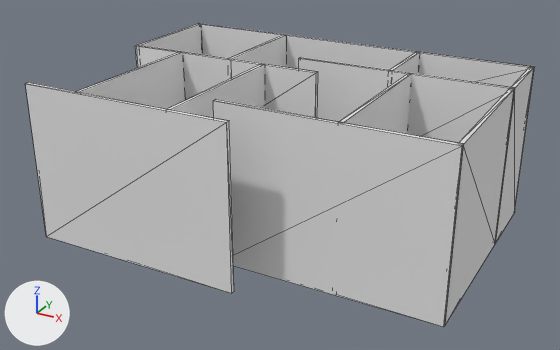
The OBJ model data-syn/interlocking/interlocking.obj as it was, and as the next commit left it.
One viewpoint serves both versions: a camera (50 mm lens) standing at (85.0, -194.7, 72.8) and looking at (-0.8, -38.7, -5.2). Arrows for +X, +Y and +Z are at lower left; the lights stay in place. Mesh edges are drawn as thin lines. Where no turn or scale is listed for an object, it has been applied to the vertices. Vertices at the same position are counted once.

The scene before the commit, as lines of its bpy script (objects in view):
```python
me_interlocking = bpy.data.meshes.new('interlocking')
me_interlocking.from_pydata(...)  # 100 vertices, 154 faces; spans x -50.0..50.0, y -71.3..0.0, z -20.0..20.0
# before: 88 (49.0, -60.5, -20.0) at pixel (440, 324), 89 (50.0, -60.5, -20.0) at pixel (444, 325), 90 (49.0, -60.5, 20.0) at pixel (457, 143), 91 (50.0, -60.5, 20.0) at pixel (463, 144), 96 (24.5, -60.5, -20.0) at pixel (332, 293)
# before: 97 (25.5, -60.5, -20.0) at pixel (336, 294), 98 (24.5, -60.5, 20.0) at pixel (338, 122), 99 (25.5, -60.5, 20.0) at pixel (342, 123)
ob_interlocking = bpy.data.objects.new('interlocking', me_interlocking)
ob_interlocking.location = (0.0, 0.0, 0.0)
```
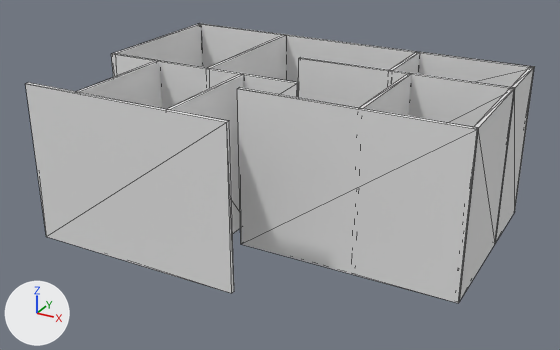
Commit message: merged interlocking blocks

Where the change shows, as pixel boxes [x1, y1, x2, y2] in the pictures (560 x 350 px; the box of a moved part takes in the faces that stretch with it):
```json
{"object": "interlocking", "change": "reshaped", "before": [25, 23, 534, 327], "after": [25, 23, 534, 303], "on screen": "8% shorter"}
{"part": 1, "of": "me_interlocking", "change": "moved or reshaped", "before": [135, 45, 318, 118], "after": [111, 53, 299, 109]}
{"part": 2, "of": "me_interlocking", "change": "moved or reshaped", "before": [213, 100, 463, 327], "after": [237, 88, 479, 303]}
{"part": 3, "of": "me_interlocking", "change": "moved or reshaped", "before": [76, 24, 286, 118], "after": [76, 24, 286, 234]}
{"part": 4, "of": "me_interlocking", "change": "moved or reshaped", "before": [339, 73, 514, 324], "after": [359, 74, 514, 301]}
```

The change, as JSON lines over the scene's bpy script:
```json
{"block": "me_interlocking", "where": "me_interlocking.from_pydata(...)  # 100 vertices, 154 faces; spans x -50.0..50.0, y -71.3..0.0, z -20.0..20.0"}
{"block": "me_interlocking", "where": "# used by ob_interlocking; location = (0.0, 0.0, 0.0)"}
{"block": "me_interlocking", "change": "me_interlocking part 1: the loose piece of 8 vertices spanning x -50.0..5.0, y -31.0..-30.0, z -20.0..20.0 is moved by (0.0, -10.0, 0.0)"}
{"block": "me_interlocking", "change": "me_interlocking part 2: the loose piece of 8 vertices spanning x -5.0..50.0, y -61.0..-60.0, z -20.0..20.0 is moved by (0.0, 10.0, 0.0)"}
{"block": "me_interlocking", "change": "me_interlocking part 3: all 16 vertices in x -50.0..-9.5, y -30.5, z -20.0..20.0 are moved by (0.0, -10.0, 0.0)"}
{"block": "me_interlocking", "change": "me_interlocking part 4"}
{"op": "add", "block": "me_interlocking", "code": "for i in [*range(88, 92), *range(96, 100)]: me_interlocking.vertices[i].co += Vector((0.0, 10.0, 0.0))"}
```
